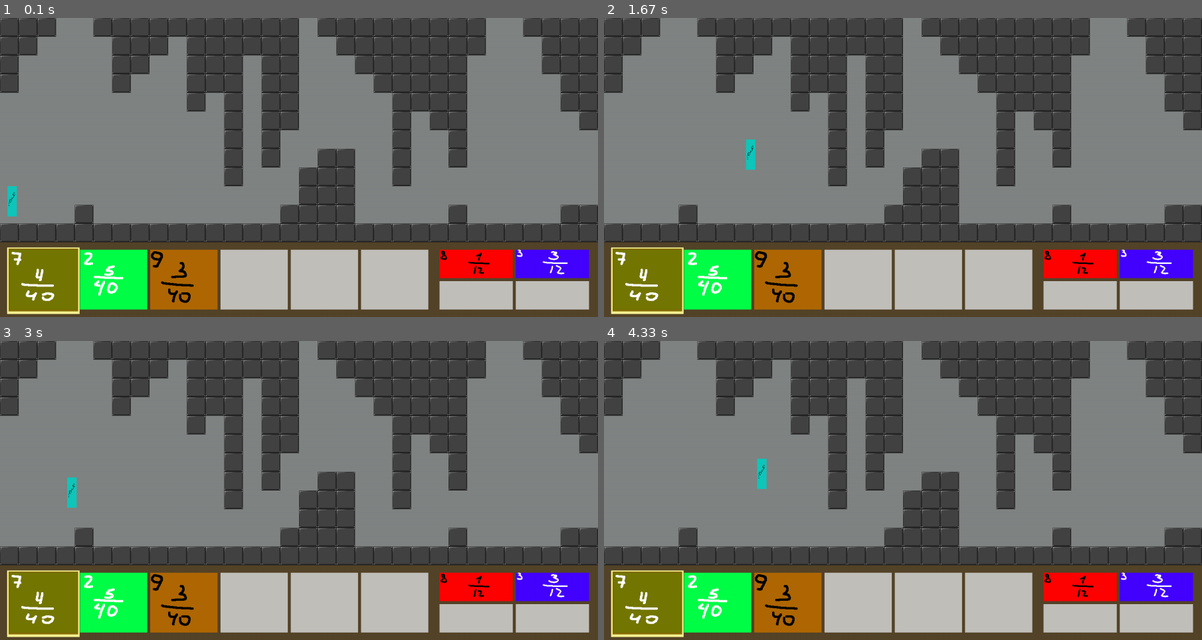
Above: before the commit, frames 1-4 (two rows, left to right).
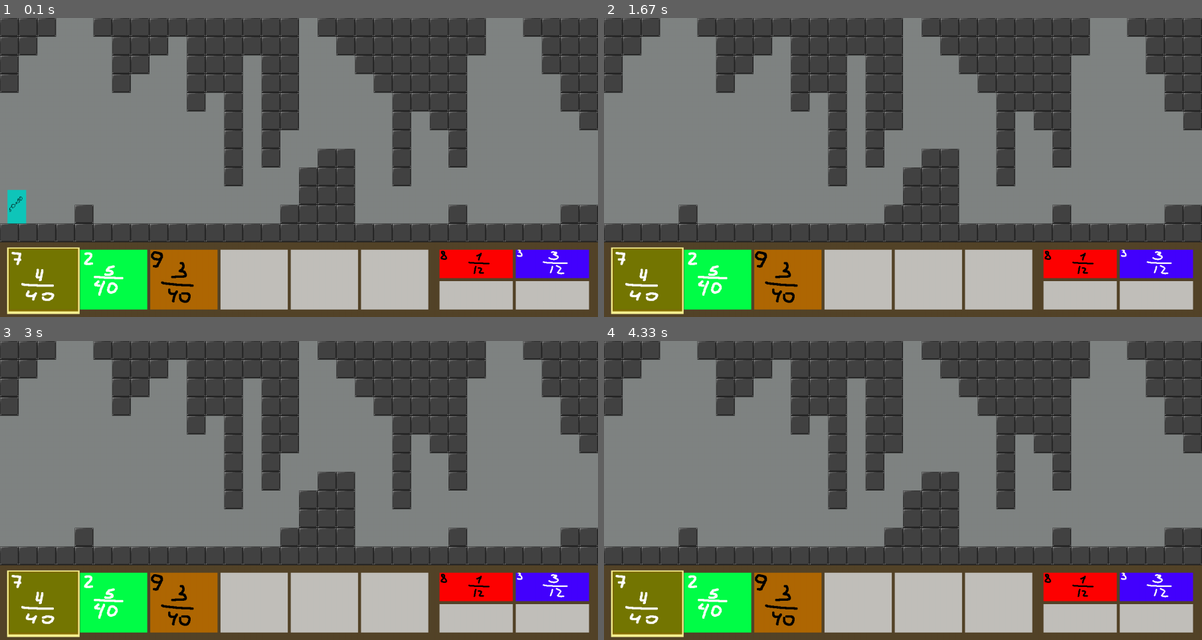
Above: after the commit, the same moments.

Repository: Kristal1ik/PyGame
Game: pygame game, started from Main.py
Same seed, same stepped clock (60 frames per second), same inputs: the game is played once before the commit and once after it.
Inputs:
- Up to frame 1 (0.1 s): no input
- Up to frame 2 (1.67 s): tap Space at 0.33, 0.73, 1.03, 1.23, 1.53 s; hold D 0.67-1.13 s; hold D 1.17-1.63 s
- Up to frame 3 (3 s): hold A 1.67-2.2 s; tap Space at 1.73, 2.03, 2.3 s; hold S 2.23-2.53 s
- Up to frame 4 (4.33 s): hold D 3-3.63 s; tap Space at 3.07, 3.37 s

The runs differ from the first frame. In frame 1, 0.3% of the frame differs, in the area x 1-5%, y 56-69%; in frame 2, 0.2%; in frame 3, 0.2%; in frame 4, 0.2%.

Commit message:
Гравитация

Diff:
--- a/Pers_file.py
+++ b/Pers_file.py
@@ -3,7 +3,7 @@
 
 class Pers(pygame.sprite.Sprite):
     image = pygame.image.load('game_imgs\Charecter.png')
-    image = pygame.transform.scale(image, (50, 90))
+
     # у персонажа изначальный размер = 100 * 60 пикселей
 
     def __init__(self, group):
@@ -12,20 +12,37 @@
         self.rect = self.image.get_rect()
         self.rect.x = 20
         self.rect.y = 450
+        self.vy = 0
 
     def update(self):
-        #Изменены клавиши управления, чтобы при работе не было конфликта с классом Arrow.
-        #Теперь управление как в большинстве игр - WASD
+        # Изменены клавиши управления, чтобы при работе не было конфликта с классом Arrow.
+        # Теперь управление как в большинстве игр - WASD
 
-        #Упращено
+        # Упращено
         dx = 0
         dy = 0
+        f = False  # Проверка на то, нажат ли пробел
         args = pygame.key.get_pressed()
         if args[pygame.K_s]:
-            self.rect.top += 5
+            dy += 5
+        if args[pygame.K_SPACE] and not f:
+            self.vy = -15
+            f = True
         if args[pygame.K_SPACE]:
-            self.rect.top -= 5
+            f = False
         if args[pygame.K_d]:
-            self.rect.right += 5
+            dx += 5
         if args[pygame.K_a]:
-            self.rect.right -= 5
+            dx -= 5
+        # Гравитация
+        self.vy += 1
+        if self.vy > 10:
+            self.vy = 10
+        dy += self.vy
+
+        self.rect.x += dx
+        self.rect.y += dy
+
+        if self.rect.bottom > 560:
+            self.rect.bottom = 560
+            dy = 0
